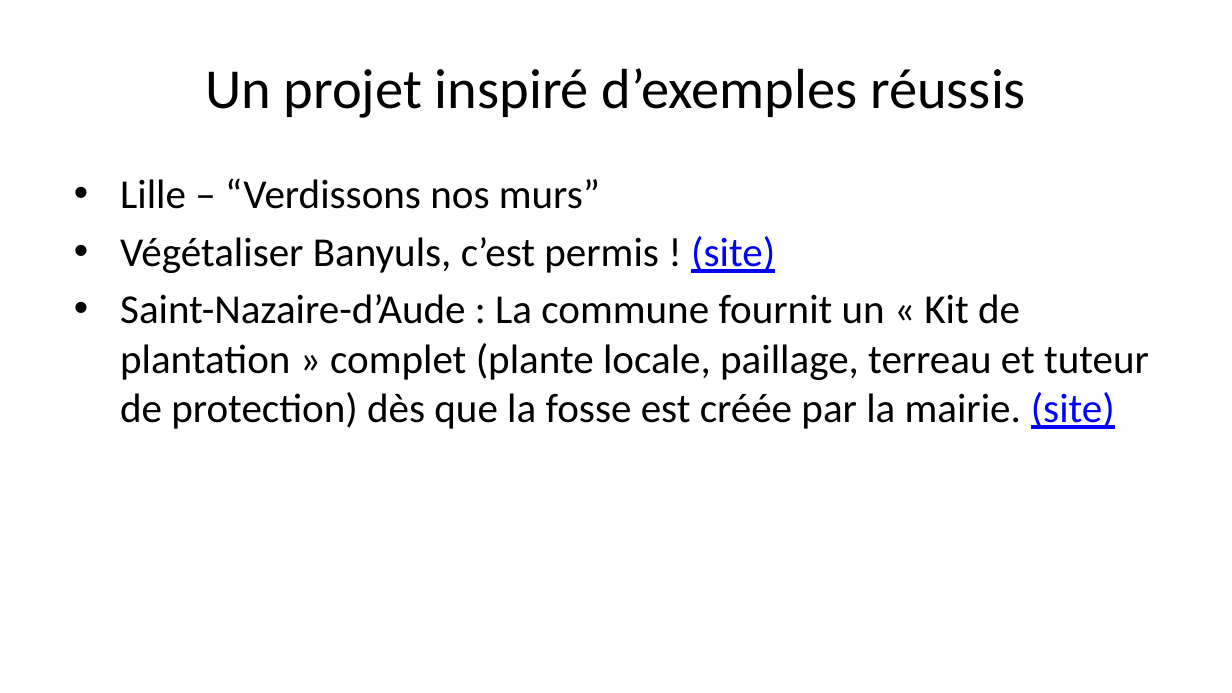
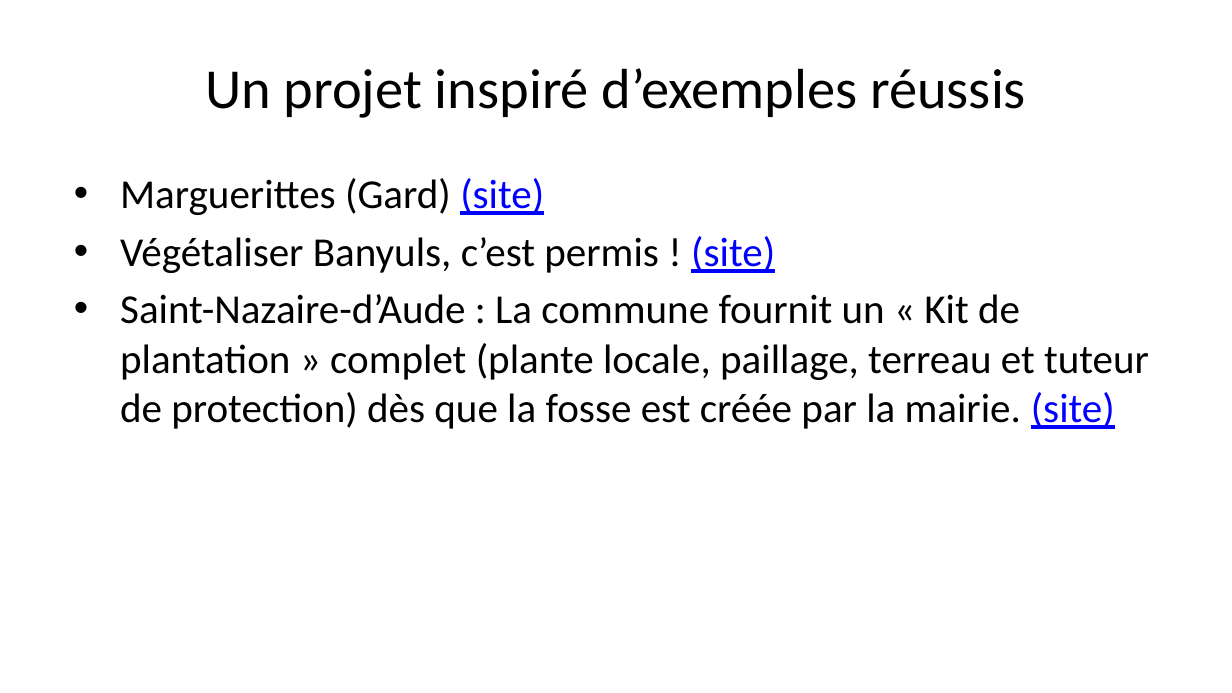
Before and after one commit to Bertrand82/vegetalisation_m2q, a slide deck: slide 5 of presentation.pptx. Drawn at 1232x693 pixels with LibreOffice and Linux fonts; fonts in the diff are those of the drawing. Boxes give left, top, right and bottom in pixels: in the first picture for what was removed or moved away, otherwise in the second. Text is boxed around its words. In the diff, an @@ line names an element or a change of style, - is before the commit and + after.

```diff
--- a/presentation.pptx
+++ b/presentation.pptx
@@ text at [120,178,544,215]: text changed @@
-• Lille – “Verdissons nos murs”
+• Marguerittes (Gard) (site)
```
Also in this commit, not shown: 1 other slide changed, 6 other files.
